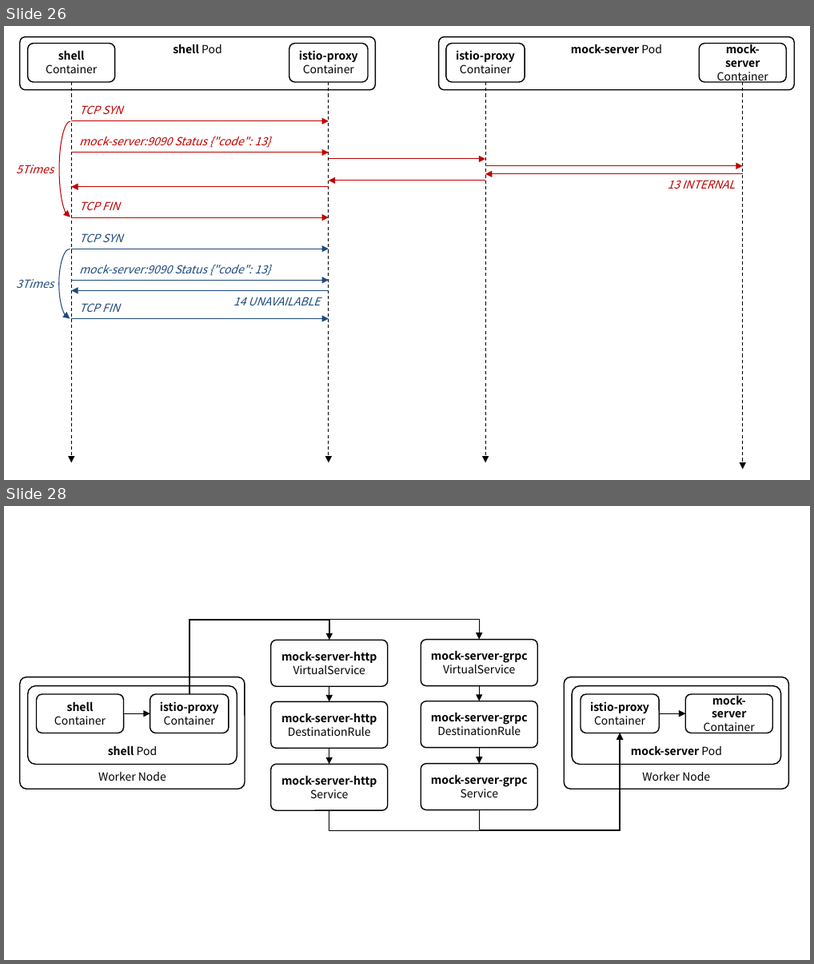
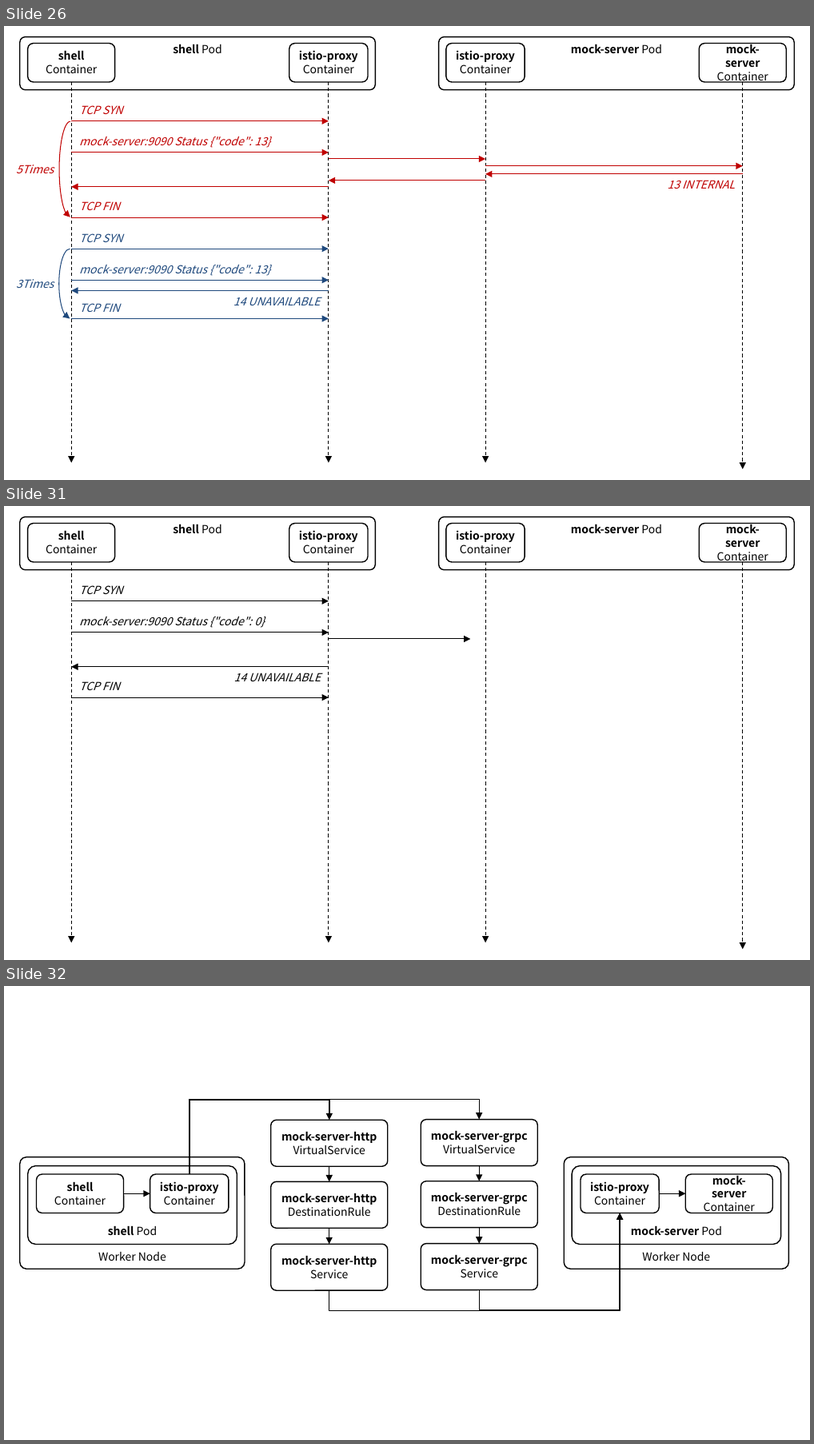
Before and after one commit to ssup2/blog-software, a slide deck: content/docs/theory-analysis/istio-sidecar-proxy-access-log/images/images.pptx. Shown one above the other, each under a label of ours: slides 26 and 28 before the commit, slides 26, 31 and 32 after it; the slides between them are not shown. The pictures are 814x964 and 814x1444 pixels, drawn with LibreOffice and Linux fonts; fonts in the diff are those of the drawing. Boxes give left, top, right and bottom in pixels: in the first picture for what was removed or moved away, otherwise in the second. Text is boxed around its words. In the diff, an @@ line names an element or a change of style, - is before the commit and + after.

```diff
--- a/content/docs/theory-analysis/istio-sidecar-proxy-access-log/images/images.pptx
+++ b/content/docs/theory-analysis/istio-sidecar-proxy-access-log/images/images.pptx
@@ slide 31 added at <box>4,506,810,960</box>, background #FFFFFF @@
@@ rounded rectangle added at <box>20,517,376,571</box>, fill #FFFFFF, outline #000000 1 pt, 10 pt, text #000000, bold @@
+shell Pod
@@ rounded rectangle added at <box>27,523,114,562</box>, fill #FFFFFF, outline #000000 1 pt, 10 pt, text #000000 @@
+shell
+Container
@@ rounded rectangle added at <box>290,523,368,562</box>, fill #FFFFFF, outline #000000 1 pt, 10 pt, text #000000, bold @@
+istio-proxy
+Container
@@ rounded rectangle added at <box>438,517,794,571</box>, fill #FFFFFF, outline #000000 1 pt, 10 pt, text #000000, bold @@
+mock-server Pod
@@ rounded rectangle added at <box>446,523,525,562</box>, fill #FFFFFF, outline #000000 1 pt, 10 pt, text #000000, bold @@
+istio-proxy
+Container
@@ rounded rectangle added at <box>699,523,786,562</box>, fill #FFFFFF, outline #000000 1 pt, 10 pt, text #000000, bold @@
+mock-server
+Container
@@ arrow added from (72, 562) to (72, 942), #000000 0.75 pt dashed @@
@@ arrow added from (329, 562) to (329, 942), #000000 0.75 pt dashed @@
@@ arrow added from (486, 562) to (486, 942), #000000 0.75 pt dashed @@
@@ arrow added from (742, 562) to (742, 948), #000000 0.75 pt dashed @@
@@ arrow added from (72, 601) to (329, 601), #000000 0.75 pt @@
@@ text added at <box>79,585,123,594</box>, 10 pt, text #000000, italic @@
+TCP SYN
@@ text added at <box>79,616,264,628</box>, 10 pt, text #000000, italic @@
+mock-server:9090 Status {"code": 0}
@@ arrow added from (72, 632) to (329, 632), #000000 0.75 pt @@
@@ arrow added from (329, 639) to (471, 639), #000000 0.75 pt @@
@@ arrow added from (329, 667) to (72, 667), #000000 0.75 pt @@
@@ text added at <box>234,672,321,681</box>, 10 pt, text #000000, italic @@
+14 UNAVAILABLE
@@ arrow added from (72, 697) to (329, 697), #000000 0.75 pt @@
@@ text added at <box>79,681,120,690</box>, 10 pt, text #000000, italic @@
+TCP FIN
@@ what was slide 28 is now slide 32 @@
```
Also in this commit, not shown: 1 slide changed, 3 other slides added, 6 other files.
